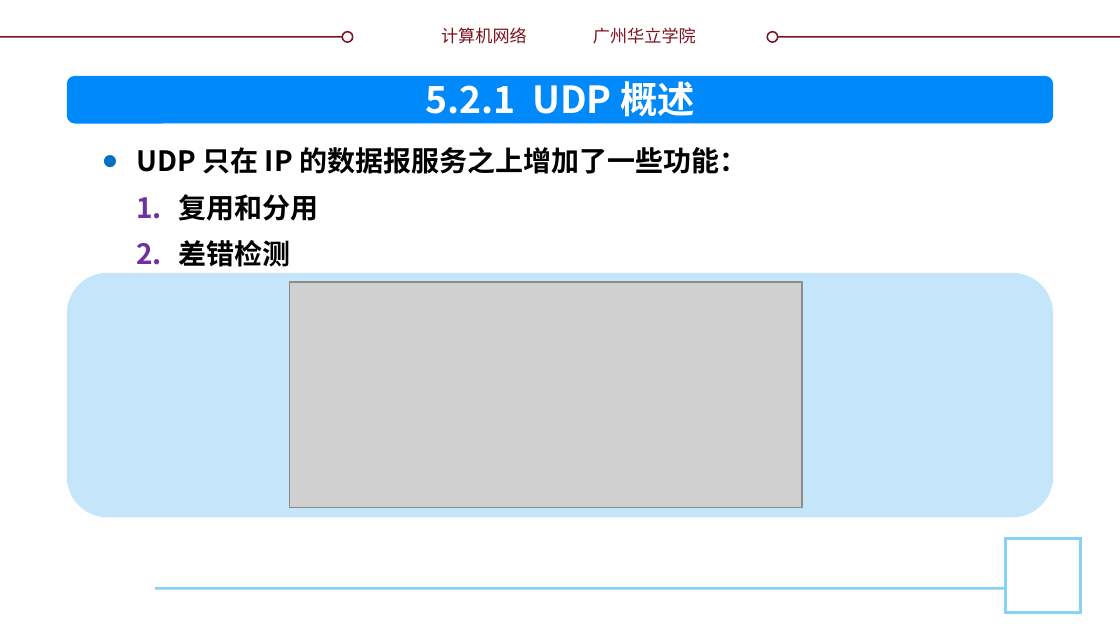
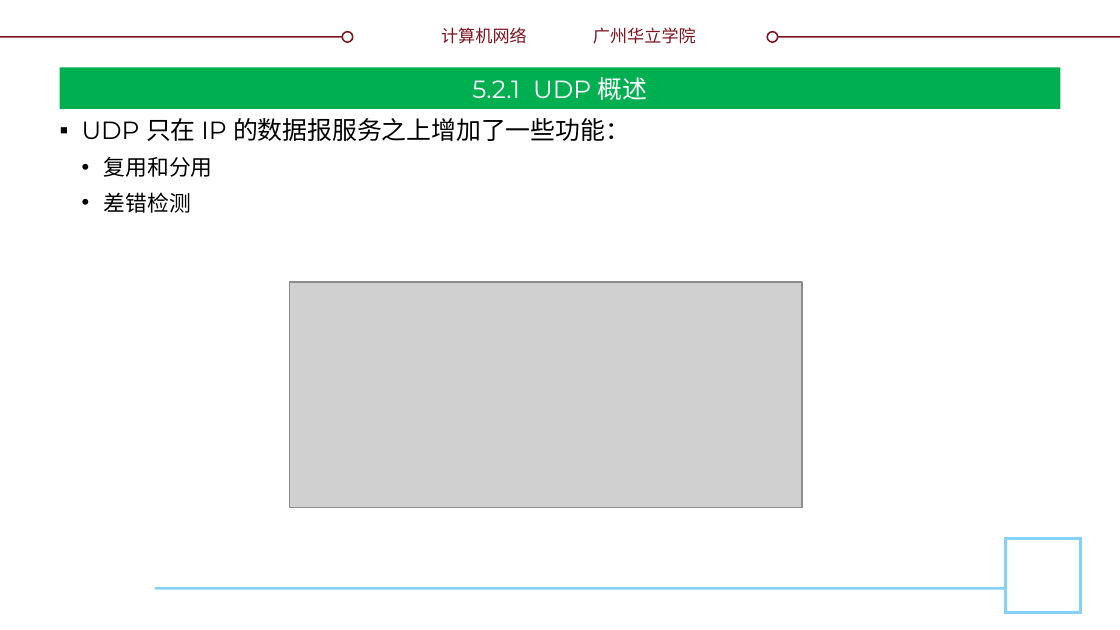
Before and after one commit to glplaman/glplaman.github.io, a slide deck: slide 21 of network/ppt/chap5.pptx. Drawn at 1120x630 pixels with LibreOffice and Linux fonts; fonts in the diff are those of the drawing; grey boxes stand for pictures; background and template pictures are left out. Boxes give left, top, right and bottom in pixels: in the first picture for what was removed or moved away, otherwise in the second. Text is boxed around its words. In the diff, an @@ line names an element or a change of style, - is before the commit and + after.

```diff
--- a/network/ppt/chap5.pptx
+++ b/network/ppt/chap5.pptx
@@ title "5.2.1 UDP 概述": place and size @@
-title "5.2.1 UDP 概述" at (425, 75, 695, 117)
+title "5.2.1 UDP 概述" at (59, 67, 1061, 109)
@@ title "5.2.1 UDP 概述" at (59, 67, 1061, 109): size 24 to 16 pt, font Noto Sans CJK SC to Montserrat, bold off; vertical alignment top to middle; fill none to #00B050 @@
@@ rounded rectangle removed at (67, 76, 1054, 124) @@
@@ text "UDP 只在 IP 的数据报服务之上增加了一些功能：": place and size @@
-text "UDP 只在 IP 的数据报服务之上增加了一些功能：" at (137, 147, 747, 267)
+text "UDP 只在 IP 的数据报服务之上增加了一些功能：" at (82, 118, 630, 213)
@@ text "UDP 只在 IP 的数据报服务之上增加了一些功能：" at (82, 118, 630, 213): size 18 to 16 pt in "UDP 只在 IP 的数据报服务之上增加了一些功能："; font Noto Sans CJK SC to Montserrat, bold off; size 18 to 14 pt in "复用和分用", "差错检测"; alignment left to justified; bullet ● to ▪; line spacing 30pt to 1; more space between paragraphs; bullet 1. to •; list level 1 to 2 in "复用和分用"; list level 1 to 2 in "差错检测" @@
@@ rounded rectangle removed at (67, 273, 1054, 517) @@
```
Also in this commit, not shown: 16 other slides changed, 3 slides added, 19 other files.
